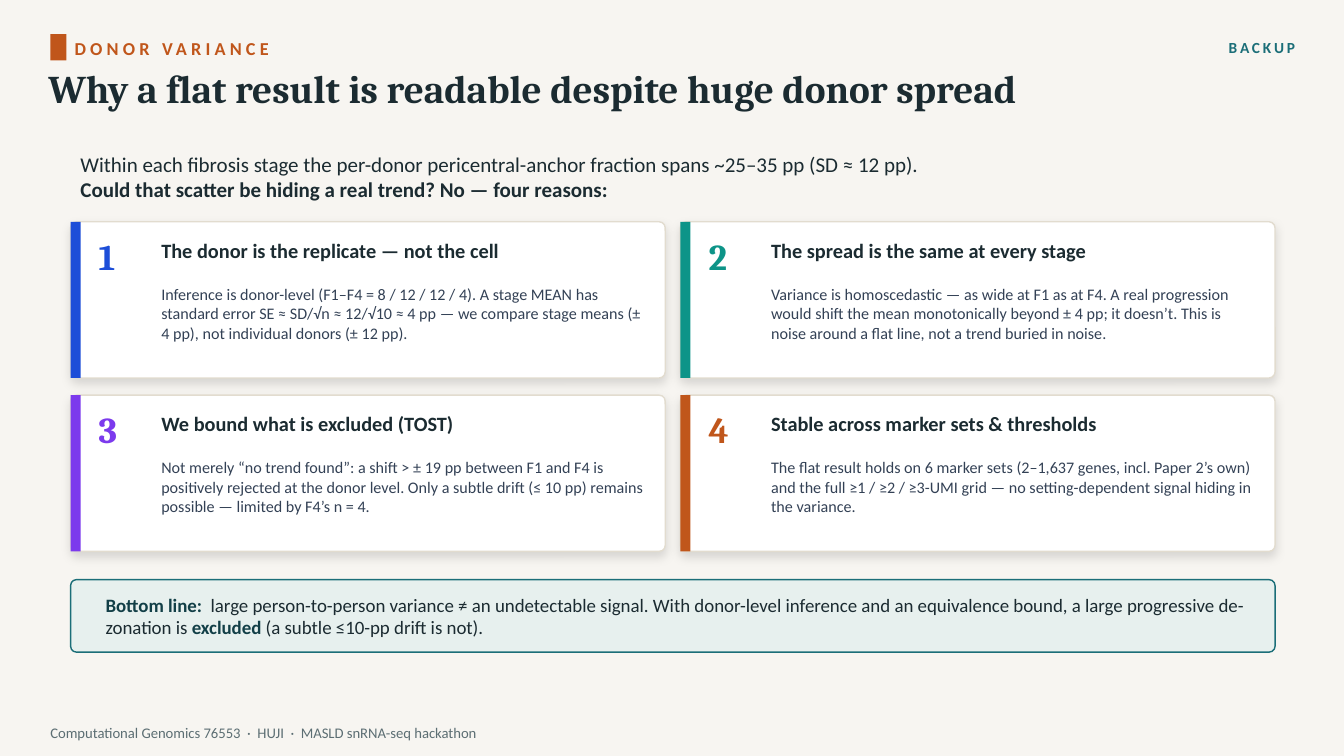
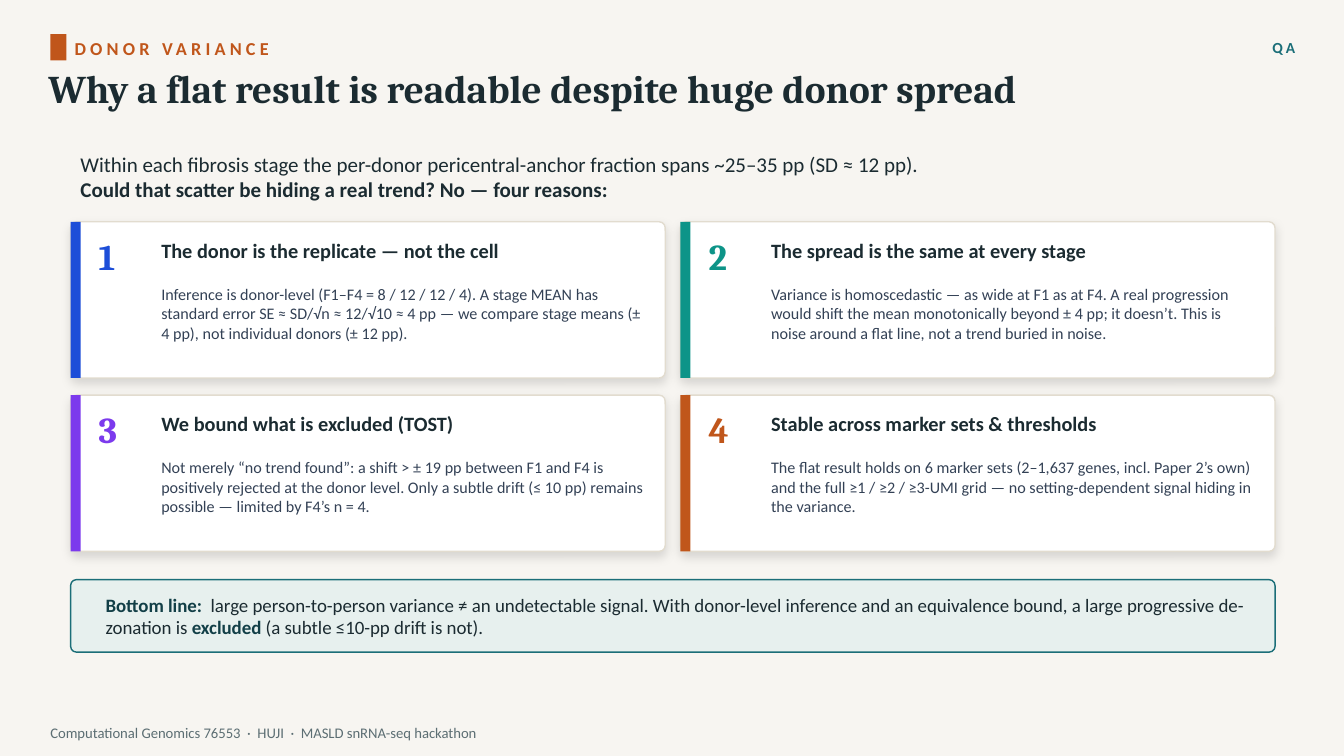
Before and after one commit to roeetekoah/liver-zonation, a slide deck: slide 20 of presentation/MASLD_stages_computational_analysis_roee_shira.pptx (slide 19 before the commit). Drawn at 1344x756 pixels with LibreOffice and Linux fonts; fonts in the diff are those of the drawing. Boxes give left, top, right and bottom in pixels: in the first picture for what was removed or moved away, otherwise in the second. Text is boxed around its words. In the diff, an @@ line names an element or a change of style, - is before the commit and + after.

```diff
--- a/presentation/MASLD_stages_computational_analysis_roee_shira.pptx
+++ b/presentation/MASLD_stages_computational_analysis_roee_shira.pptx
@@ text at <box>1272,43,1295,55</box>: text changed @@
-BACKUP
+QA
```
Also in this commit, not shown: 13 other slides changed, 1 slide added, 5 other files.
